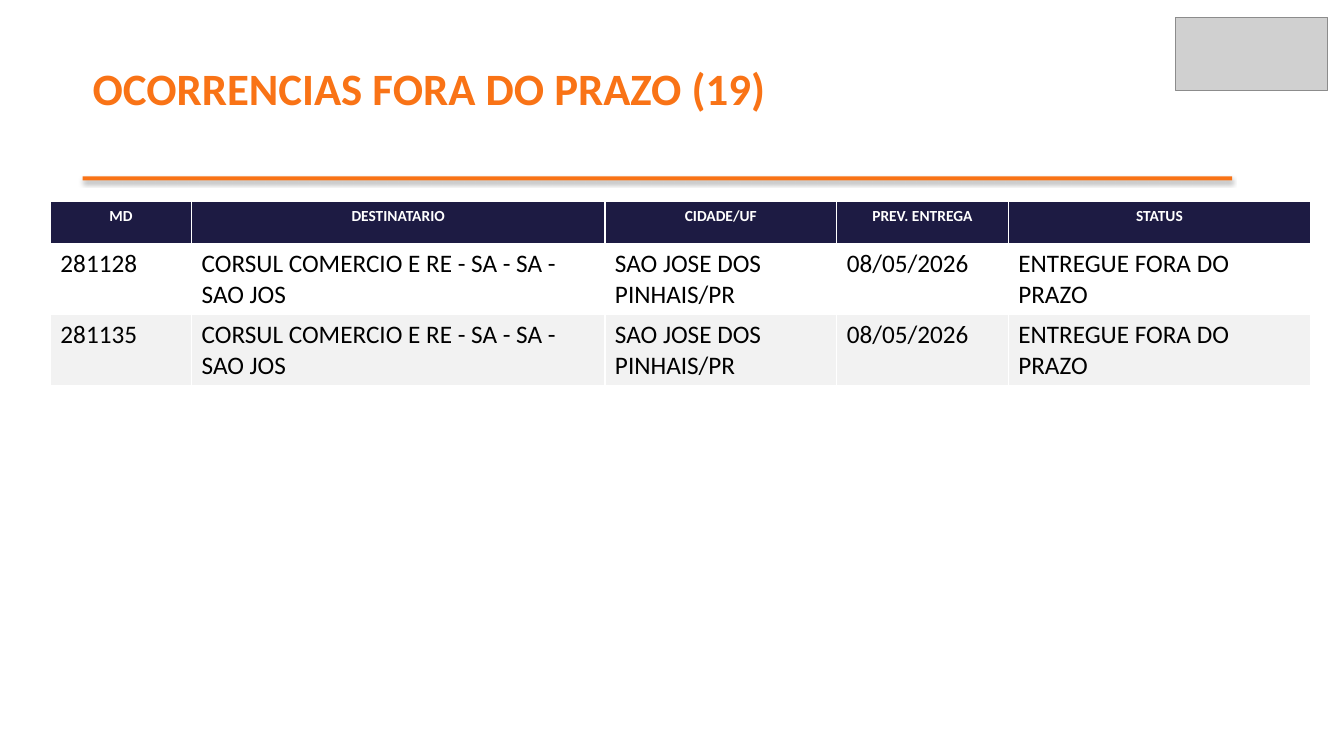
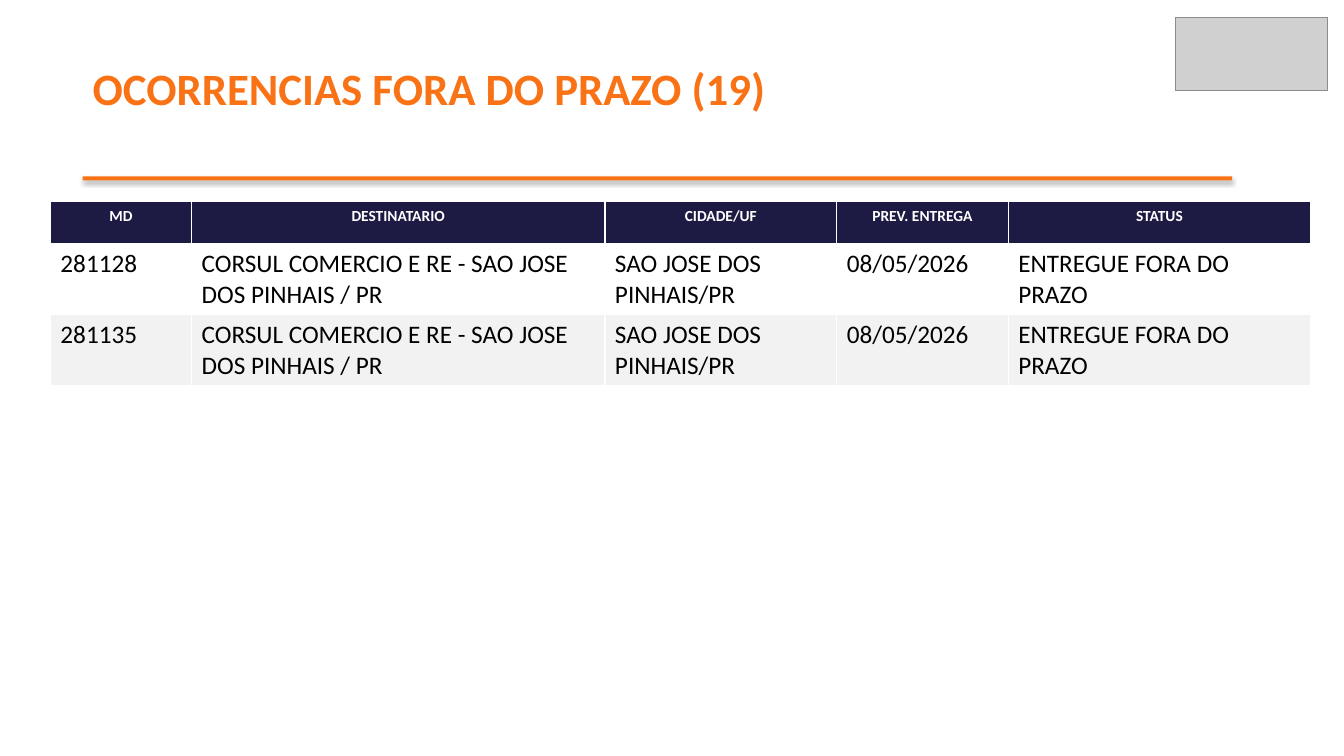
Before and after one commit to brendaelicia-sketch/PortoEX, a slide deck: slide 4 of pptx/maio_2026/ANSELL_BRAZIL_LTDA.pptx. Drawn at 1344x756 pixels with LibreOffice and Linux fonts; fonts in the diff are those of the drawing; grey boxes stand for pictures. Boxes give left, top, right and bottom in pixels: in the first picture for what was removed or moved away, otherwise in the second. Text is boxed around its words. In the diff, an @@ line names an element or a change of style, - is before the commit and + after.

```diff
--- a/pptx/maio_2026/ANSELL_BRAZIL_LTDA.pptx
+++ b/pptx/maio_2026/ANSELL_BRAZIL_LTDA.pptx
@@ table at bbox=[50, 202, 1311, 379] @@
-row 2, column 2: CORSUL COMERCIO E RE - SA - SA - SAO JOS
+row 2, column 2: CORSUL COMERCIO E RE - SAO JOSE DOS PINHAIS / PR
-row 3, column 2: CORSUL COMERCIO E RE - SA - SA - SAO JOS
+row 3, column 2: CORSUL COMERCIO E RE - SAO JOSE DOS PINHAIS / PR
```
Also in this commit, not shown: 4 other slides changed, 1 slide added, 1 slide removed.
